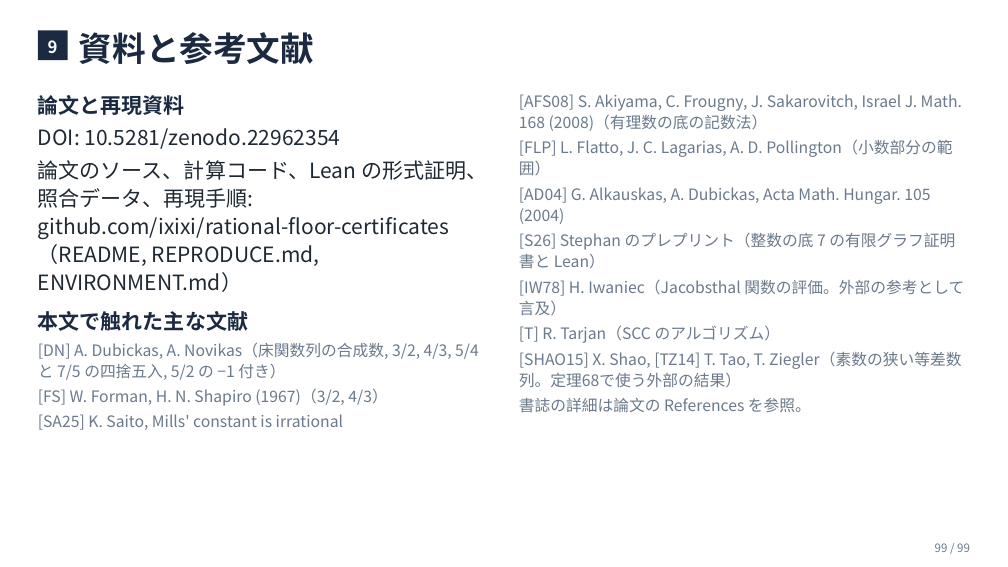
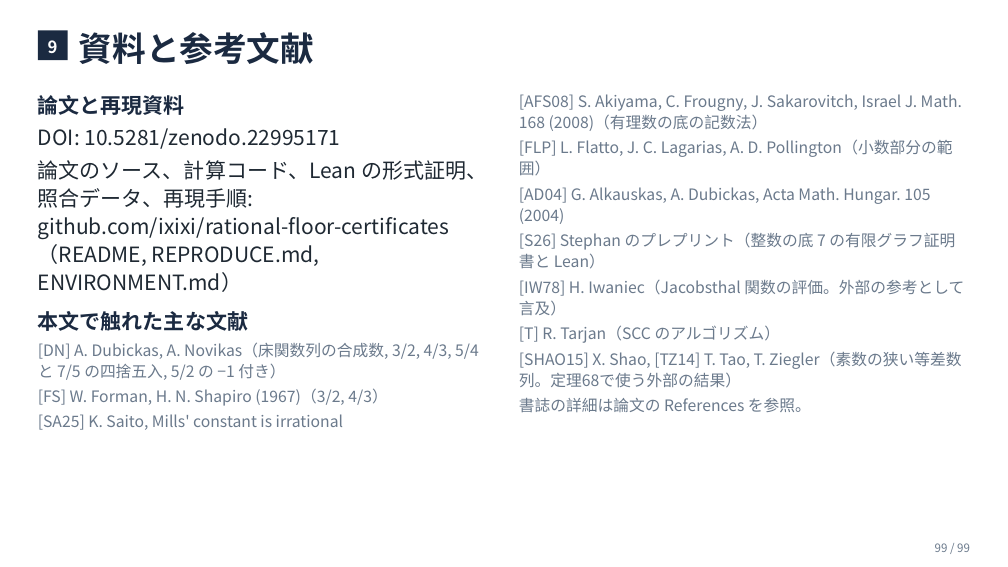
Before and after one commit to ixixi/rational-floor-certificates, a slide deck: slide 99 of slides/paper-explained-ja.pptx. Drawn at 1008x567 pixels with LibreOffice and Linux fonts; fonts in the diff are those of the drawing. Boxes give left, top, right and bottom in pixels: in the first picture for what was removed or moved away, otherwise in the second. Text is boxed around its words. In the diff, an @@ line names an element or a change of style, - is before the commit and + after.

```diff
--- a/slides/paper-explained-ja.pptx
+++ b/slides/paper-explained-ja.pptx
@@ text at <box>38,128,341,149</box>: text changed @@
-DOI: 10.5281/zenodo.22962354
+DOI: 10.5281/zenodo.22995171
```
Also in this commit, not shown: 2 other slides changed, 20 other files.
